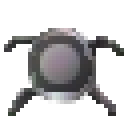
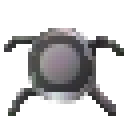
The second 128×128 image is a revision of the first. Changes to its layers:
painted on "Background" over [20, 96, 108, 112]
